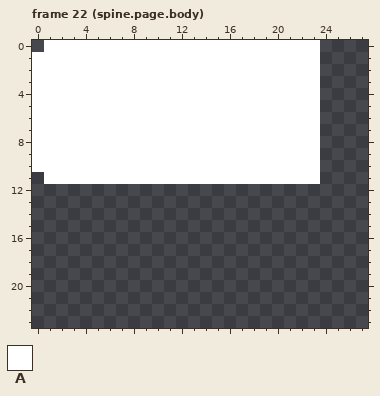
A pixel-art file gets an edit: app/CicadaApp/Art/sprites/bookworm-2026-10-01/parts/room-parts.aseprite. The picture above is the old version.
160x64 pixels, 33 frames. Colours within 5 levels of each other are drawn and written as one. Shown: frame 22 (spine.page.body): x 0..27, y 0..23. The commit also changed other frames, which this record leaves out.
Palette (. is transparent): A #ffffff
Pixels before, frame 22 (spine.page.body), first column x 0:
 0 .AAAAAAAAAAAAAAAAAAAAAAA
 1 AAAAAAAAAAAAAAAAAAAAAAAA
 2 AAAAAAAAAAAAAAAAAAAAAAAA
 3 AAAAAAAAAAAAAAAAAAAAAAAA
 4 AAAAAAAAAAAAAAAAAAAAAAAA
 5 AAAAAAAAAAAAAAAAAAAAAAAA
 6 AAAAAAAAAAAAAAAAAAAAAAAA
 7 AAAAAAAAAAAAAAAAAAAAAAAA
 8 AAAAAAAAAAAAAAAAAAAAAAAA
 9 AAAAAAAAAAAAAAAAAAAAAAAA
10 AAAAAAAAAAAAAAAAAAAAAAAA
11 .AAAAAAAAAAAAAAAAAAAAAAA
Now the later version:
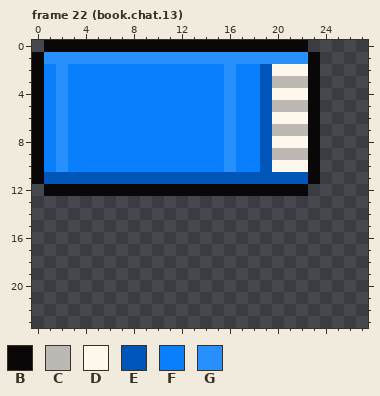
Colours new in this view: B #090707  C #bcb8b4  D #fef7ec  E #0055b9  F #097ffd  G #2890fd
Difference:
Changed rows in their new state; - is an unchanged pixel.
Frame 22 (book.chat.13):
first column x 0:
 0 -BBBBBBBBBBBBBBBBBBBBBB.
 1 BGGGGGGGGGGGGGGGGGGGGGGB
 2 BFGFFFFFFFFFFFFFGFFEDDDB
 3 BFGFFFFFFFFFFFFFGFFECCCB
 4 BFGFFFFFFFFFFFFFGFFEDDDB
 5 BFGFFFFFFFFFFFFFGFFECCCB
 6 BFGFFFFFFFFFFFFFGFFEDDDB
 7 BFGFFFFFFFFFFFFFGFFECCCB
 8 BFGFFFFFFFFFFFFFGFFEDDDB
 9 BFGFFFFFFFFFFFFFGFFECCCB
10 BFGFFFFFFFFFFFFFGFFEDDDB
11 BEEEEEEEEEEEEEEEEEEEEEEB
12 -BBBBBBBBBBBBBBBBBBBBBB-
Pixel boxes of the changes (left, top, right, bottom) in both pictures:
changed: (32, 40, 320, 196)
